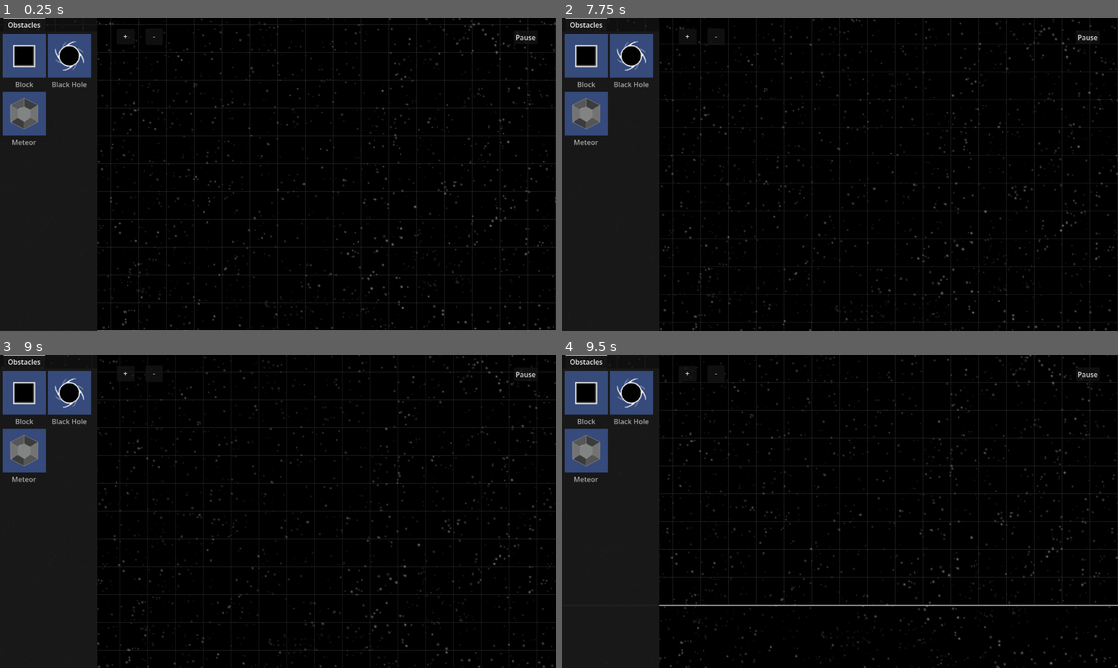
Above: before the commit, frames 1-4 (two rows, left to right).
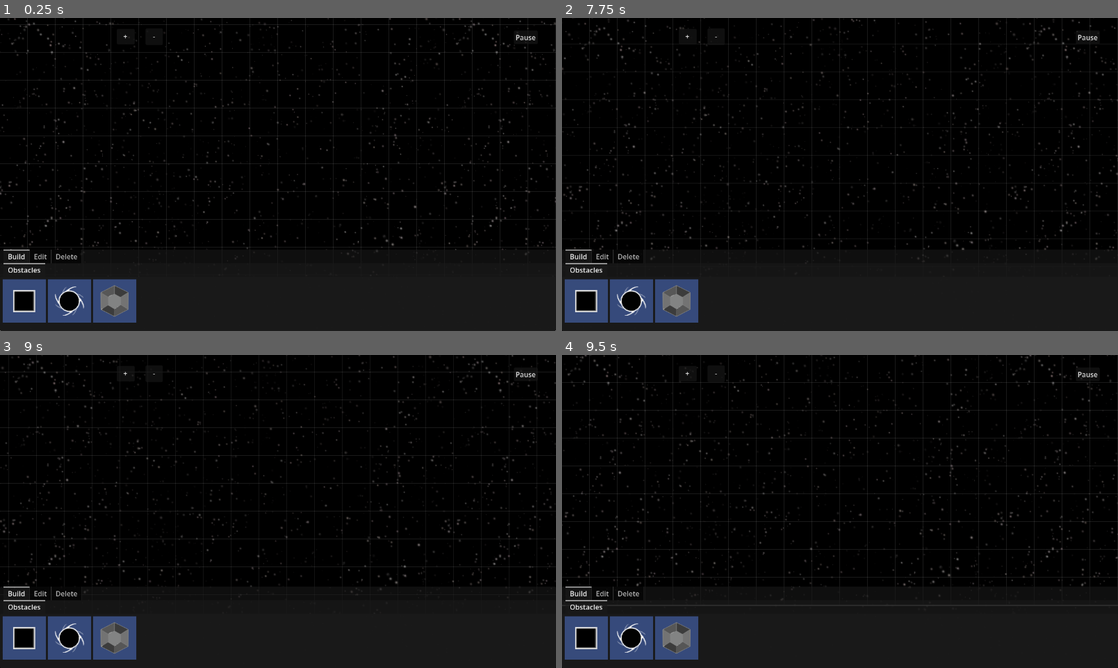
Above: after the commit, the same moments.

Repository: jzhang1890/level_editor
Game: Godot game, scene res://editor_root.tscn
Same seed, same stepped clock (60 frames per second), same inputs: the game is played once before the commit and once after it. This scene is started directly instead of the project's main scene.
Inputs (mouse positions are in pixels of both pictures, inside the frame that each line leads up to):
- Up to frame 1 (0.25 s): no input
- Up to frame 2 (7.75 s): click "+" at 0.5 s; click "-" at 1.25 s; click "+" at 2 s; click "-" at 2.75 s; click "+" at 3.5 s; click "-" at 4.25 s; click "Pause" at 5 s; click "Resume" at 5.75 s; tap Enter at 6.5 s; move the mouse to (962, 158) at 6.52 s; tap Backspace at 6.6 s; click (962, 158) at 6.67 s; tap Space at 7.25 s; drag from (728, 190) to (812, 237) at 7.27 s
- Up to frame 3 (9 s): tap Enter at 8 s; move the mouse to (333, 442) at 8.02 s; tap Backspace at 8.1 s; click (333, 442) at 8.17 s; tap Space at 8.75 s; drag from (250, 574) to (111, 464) at 8.77 s
- Up to frame 4 (9.5 s): no input

The runs differ from the first frame. In frame 1, 18% of the frame differs, in the area x 0-100%, y 0-100%; in frame 2, 18%; in frame 3, 18%; in frame 4, 19%.

Commit message:
change main object panel to include a build, edit and delete section

Diff:
--- a/editor_root.gd
+++ b/editor_root.gd
@@ -14,6 +14,13 @@
 # Pause Menu references
 @onready var pause_menu: ColorRect = $EditorUI/PauseMenu
 @onready var level_name_label: Label = $EditorUI/PauseMenu/LevelNameLabel
+
+# Tab container reference
+@onready var main_tab_container: TabContainer = $EditorUI/EditorPanel/MainTabContainer
+
+# Editor modes
+enum EditorMode { BUILD, EDIT, DELETE }
+var current_mode: EditorMode = EditorMode.BUILD
 
 # Default background path
 var current_bg_path: String = "res://Sprites/Backgrounds/background1.png"
@@ -47,6 +54,10 @@
 		selection_menu.visible = false
 	if pause_menu:
 		pause_menu.visible = false
+
+	# Force the TabContainer back Build tab
+	if main_tab_container:
+		main_tab_container.current_tab = 0
 
 	# If the global script has a level queued up, load it immediately
 	if Global.level_to_load != "":
@@ -87,12 +98,21 @@
 					var click_pos = get_global_mouse_position()
 					var clicked_obj = check_for_object_at(click_pos)
 
-					if clicked_obj != null:
-						change_selection(clicked_obj)
-					else:
-						if ui_layer.selected_scene_path != "":
-							change_selection(null)
-							place_object(click_pos)
+					# --- NEW: MODE-BASED CLICK LOGIC ---
+					match current_mode:
+						EditorMode.BUILD:
+							# Only place objects. Ignore selections.
+							if ui_layer.selected_scene_path != "":
+								place_object(click_pos)
+
+						EditorMode.EDIT:
+							# Only select objects. Ignore placing.
+							change_selection(clicked_obj)
+
+						EditorMode.DELETE:
+							# Instantly delete whatever we clicked on.
+							if clicked_obj != null:
+								clicked_obj.queue_free()
 
 				is_dragging = false
 
@@ -242,8 +262,6 @@
 			if level_data.has("background"):
 				current_bg_path = level_data["background"]
 				var loaded_texture = load(current_bg_path)
-
-				# Add this line to actually apply the texture to the screen!
 				if loaded_texture:
 					bg_rect.texture = loaded_texture
 
@@ -312,12 +330,16 @@
 		print("Level saved to: ", current_save_path)
 
 func _on_save_and_quit_button_pressed() -> void:
-	# 1. Save logic
+	# Just combines save and quit logic
 	_on_save_button_pressed()
-
-	# 2. Quit to the Level Browser
 	get_tree().change_scene_to_file("res://scenes/rooms/level_browser.tscn")
 
 func _on_quit_button_pressed() -> void:
-	# Return to your Level Browser scene
+	# Return to Level Browser scene
 	get_tree().change_scene_to_file("res://scenes/rooms/level_browser.tscn")
+
+
+# Tab switching logic
+func _on_main_tab_container_tab_changed(tab: int) -> void:
+	# 0 = Build, 1 = Edit, 2 = Delete
+	current_mode = tab as EditorMode
--- a/editor_root.tscn
+++ b/editor_root.tscn
@@ -41,23 +41,43 @@
 [node name="EditorUI" type="CanvasLayer" parent="." unique_id=675944361]
 script = ExtResource("4_c2d34")
 
-[node name="ObjectBrowser" type="PanelContainer" parent="EditorUI" unique_id=1354532443]
-anchors_preset = 9
+[node name="EditorPanel" type="PanelContainer" parent="EditorUI" unique_id=1354532443]
+anchors_preset = 12
+anchor_top = 1.0
+anchor_right = 1.0
 anchor_bottom = 1.0
-offset_right = 224.0
-offset_bottom = 4.0
-grow_vertical = 2
+offset_top = -187.0
+grow_horizontal = 2
+grow_vertical = 0
 
-[node name="Tabs" type="TabContainer" parent="EditorUI/ObjectBrowser" unique_id=316205441]
+[node name="MainTabContainer" type="TabContainer" parent="EditorUI/EditorPanel" unique_id=1284767482]
 layout_mode = 2
 current_tab = 0
 
-[node name="Obstacles" type="ItemList" parent="EditorUI/ObjectBrowser/Tabs" unique_id=1857335409]
+[node name="Build" type="MarginContainer" parent="EditorUI/EditorPanel/MainTabContainer" unique_id=1924292062]
 layout_mode = 2
-max_columns = 2
+metadata/_tab_index = 0
+
+[node name="ObjectsContainer" type="TabContainer" parent="EditorUI/EditorPanel/MainTabContainer/Build" unique_id=1248449710]
+layout_mode = 2
+current_tab = 0
+
+[node name="Obstacles" type="ItemList" parent="EditorUI/EditorPanel/MainTabContainer/Build/ObjectsContainer" unique_id=1857335409]
+layout_mode = 2
+max_columns = 0
 icon_mode = 0
 fixed_icon_size = Vector2i(100, 100)
 metadata/_tab_index = 0
+
+[node name="Edit" type="MarginContainer" parent="EditorUI/EditorPanel/MainTabContainer" unique_id=1927144120]
+visible = false
+layout_mode = 2
+metadata/_tab_index = 1
+
+[node name="Delete" type="MarginContainer" parent="EditorUI/EditorPanel/MainTabContainer" unique_id=1516267221]
+visible = false
+layout_mode = 2
+metadata/_tab_index = 2
 
 [node name="ZoomInbutton" type="Button" parent="EditorUI" unique_id=430798285]
 offset_left = 269.0
@@ -144,7 +164,8 @@
 layout_mode = 2
 text = "Save and Quit"
 
-[connection signal="item_selected" from="EditorUI/ObjectBrowser/Tabs/Obstacles" to="EditorUI" method="_on_obstacles_item_selected"]
+[connection signal="tab_changed" from="EditorUI/EditorPanel/MainTabContainer" to="." method="_on_main_tab_container_tab_changed"]
+[connection signal="item_selected" from="EditorUI/EditorPanel/MainTabContainer/Build/ObjectsContainer/Obstacles" to="EditorUI" method="_on_obstacles_item_selected"]
 [connection signal="pressed" from="EditorUI/ZoomInbutton" to="." method="_on_zoom_in_button_pressed"]
 [connection signal="pressed" from="EditorUI/ZoomOutButton" to="." method="_on_zoom_out_button_pressed"]
 [connection signal="pressed" from="EditorUI/SelectionMenu/DeleteButton" to="." method="_on_delete_button_pressed"]
--- a/editor_ui.gd
+++ b/editor_ui.gd
@@ -1,6 +1,6 @@
 extends CanvasLayer
 
-@onready var obstacles_list: ItemList = $ObjectBrowser/Tabs/Obstacles
+@onready var obstacles_list: ItemList = $EditorPanel/MainTabContainer/Build/ObjectsContainer/Obstacles
 
 var spawnable_items: Array = [
 	{
@@ -30,7 +30,7 @@
 	obstacles_list.clear()
 
 	for item in spawnable_items:
-		var index = obstacles_list.add_item(item["name"], item["icon"])
+		var index = obstacles_list.add_item("", item["icon"])
 		obstacles_list.set_item_metadata(index, item["scene_path"])
 
 func _on_obstacles_item_selected(index: int) -> void:
